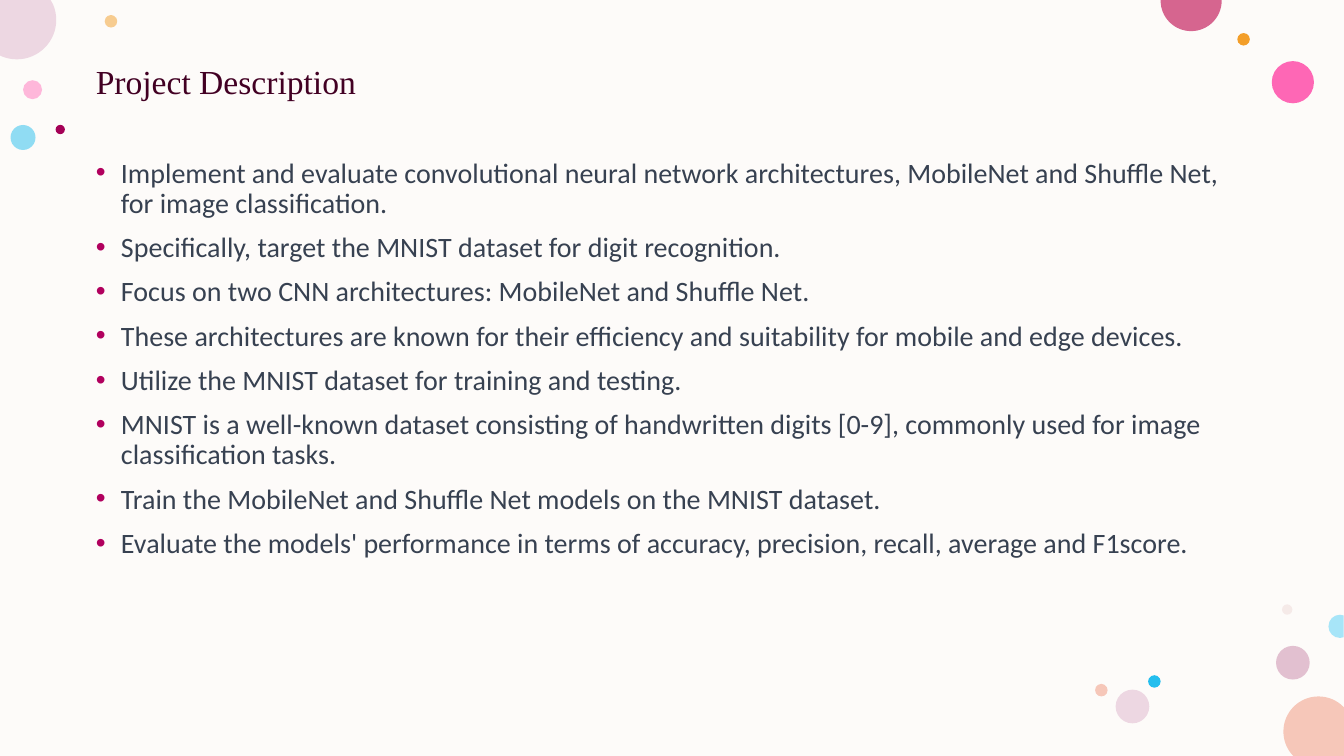
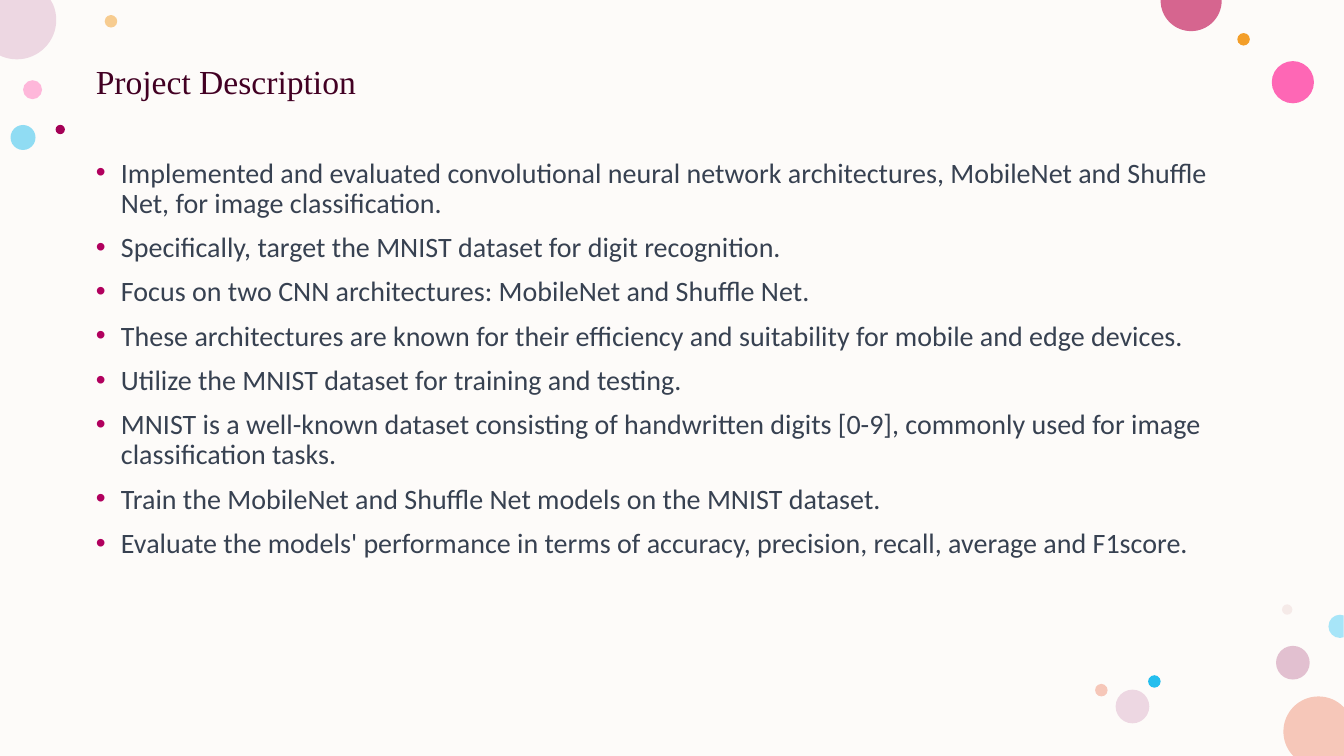
Before and after one commit to MouryaGottipati/DeepLearningProject, a slide deck: slide 4 of Presentation_DeepLearningProject.pptx. Drawn at 1344x756 pixels with LibreOffice and Linux fonts; fonts in the diff are those of the drawing. Boxes give left, top, right and bottom in pixels: in the first picture for what was removed or moved away, otherwise in the second. Text is boxed around its words. In the diff, an @@ line names an element or a change of style, - is before the commit and + after.

```diff
--- a/Presentation_DeepLearningProject.pptx
+++ b/Presentation_DeepLearningProject.pptx
@@ text at <box>121,163,1206,218</box>: text changed @@
-• Implement and evaluate convolutional neural network architectures, MobileNet and Shuffle Net, for image classification.
+• Implemented and evaluated convolutional neural network architectures, MobileNet and Shuffle Net, for image classification.
```
Also in this commit, not shown: 6 other slides changed, 2 other files.
